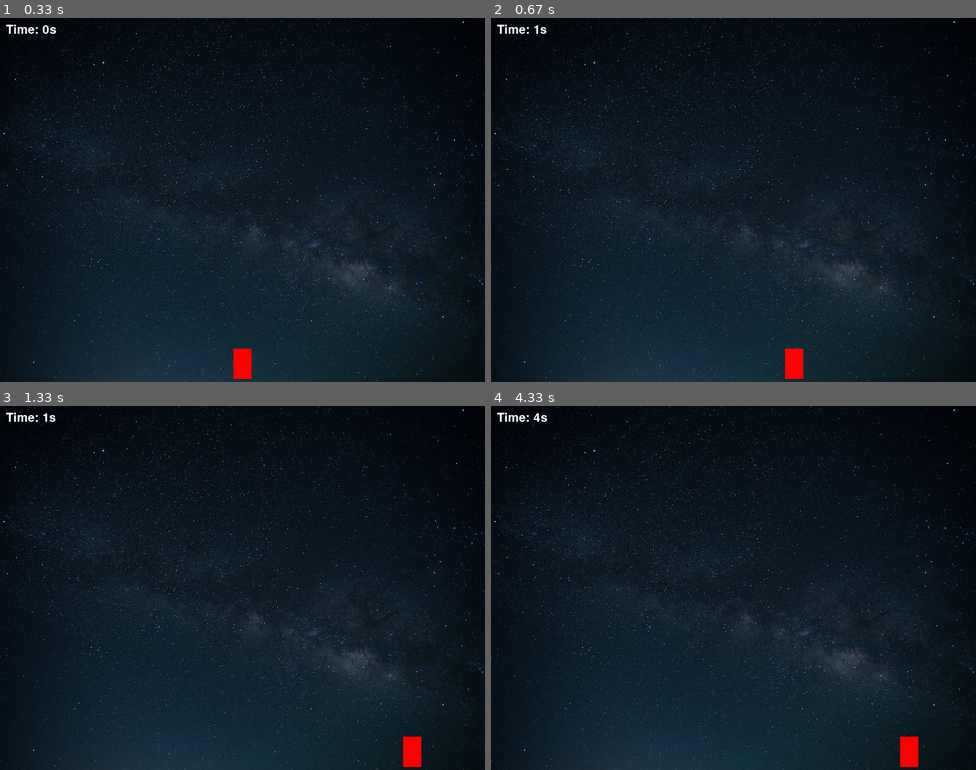
Above: before the commit, frames 1-4 (two rows, left to right).
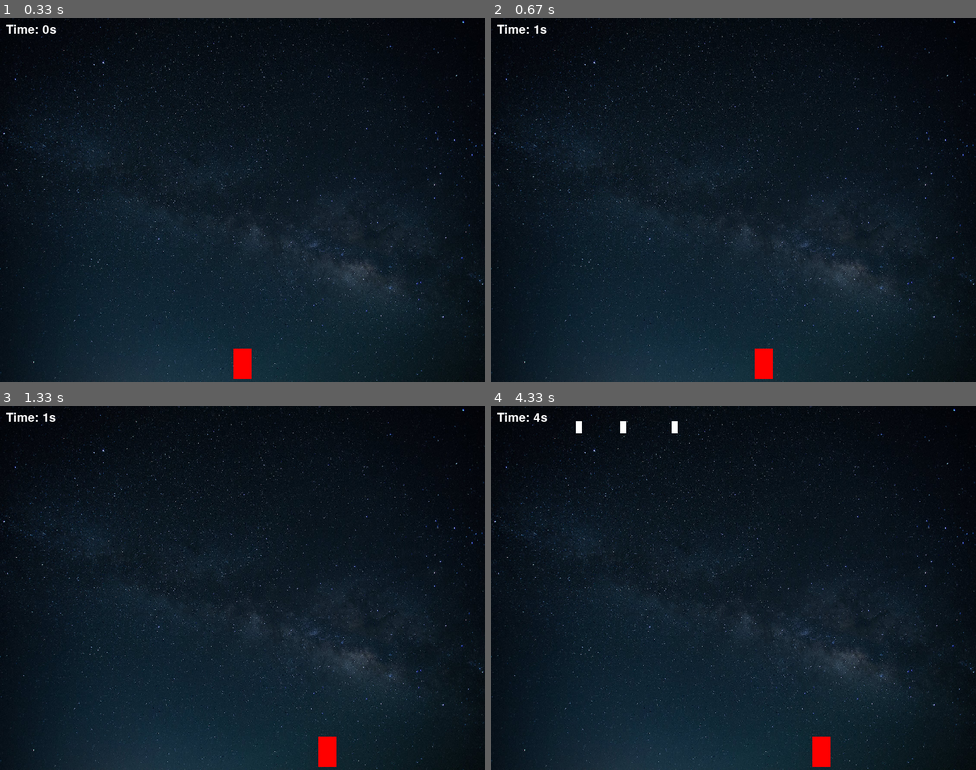
Above: after the commit, the same moments.

Repository: PraddyumnYadav/pygame-tutorial
Game: pygame game, started from main.py
The game is run twice, just before and just after one commit, with the same random seed, the same clock (stepped at 60 frames per second) and the same inputs.
Inputs:
- Up to frame 1 (0.33 s): no input
- Up to frame 2 (0.67 s): hold Right from 0.33 s (still down)
- Up to frame 3 (1.33 s): release Right at 0.8 s; hold Right 0.83-1.3 s
- Up to frame 4 (4.33 s): hold Left 1.33-1.87 s; hold Left 1.9-2.3 s; hold Right 2.33-2.97 s; hold Left 3-3.47 s; hold Right 3.5-3.97 s; hold Right from 4 s (still down)

Frame 1 is identical in both runs. In frame 2, 0.6% of the frame differs, in the area x 54-65%, y 90-100%; in frame 3, 0.6%; in frame 4, 0.8%, in the area x 17-89%, y 4-100%.

Commit message:
Finalize the Game.

Diff:
--- a/main.py
+++ b/main.py
@@ -17,7 +17,12 @@
 
 FONT = pygame.font.SysFont("comicsans", 30)
 
-def draw(player, elapsed_time):
+STAR_WIDTH = 10
+STAR_HEIGHT = 20
+STAR_VEL = 5
+
+
+def draw(player, elapsed_time, stars):
     WIN.blit(BG, (0, 0))
 
     time_text = FONT.render(f"Time: {round(elapsed_time)}s", 1, "white")
@@ -25,24 +30,46 @@
 
     pygame.draw.rect(WIN, "red", player)
 
+    for star in stars:
+        pygame.draw.rect(WIN, "white", star)
+
     pygame.display.update()
 
 
 def main():
     run = True
+
     player = pygame.Rect(
         int((WIDTH / 2) - (PLAYER_WIDTH / 2)),
         HEIGHT - PLAYER_HEIGHT - 5,
         PLAYER_WIDTH,
         PLAYER_HEIGHT,
     )
+
     clock = pygame.time.Clock()
     start_time = time.time()
     elapsed_time = 0
 
+    star_add_increment = 2000 #miliseconds
+    star_count = 0
+    stars = []
+
+    hit = False
+
     while run:
         clock.tick(60)
         elapsed_time = time.time() - start_time
+
+        star_count += clock.tick(60)
+        if star_count > star_add_increment:
+            for _ in range(3):
+                star_x = random.randint(0, WIDTH - STAR_WIDTH)
+                star = pygame.Rect(star_x, -STAR_HEIGHT, STAR_WIDTH, STAR_HEIGHT)
+                stars.append(star)
+
+            star_add_increment = max(200, star_add_increment - 50)
+            star_count = 0
+
         for event in pygame.event.get():
             if event.type == pygame.QUIT:
                 run = False
@@ -54,7 +81,23 @@
         if keys[pygame.K_RIGHT] and (player.x+PLAYER_VEL) < WIDTH-PLAYER_WIDTH-5:
             player.x += PLAYER_VEL
 
-        draw(player, elapsed_time)
+        for star in stars[:]:
+            star.y += STAR_VEL
+            if star.y > HEIGHT:
+                stars.remove(star)
+            elif star.y + star.height >= player.y and star.colliderect(player):
+                stars.remove(star)
+                hit = True
+                break
+
+        if hit:
+            lost_text = FONT.render("Game Over!!", 1, "white")
+            WIN.blit(lost_text, (WIDTH/2 - lost_text.get_width()/2, HEIGHT/2 - lost_text.get_height()/2))
+            pygame.display.update()
+            pygame.time.delay(5000)
+            break
+
+        draw(player, elapsed_time, stars)
 
     pygame.quit()
 
